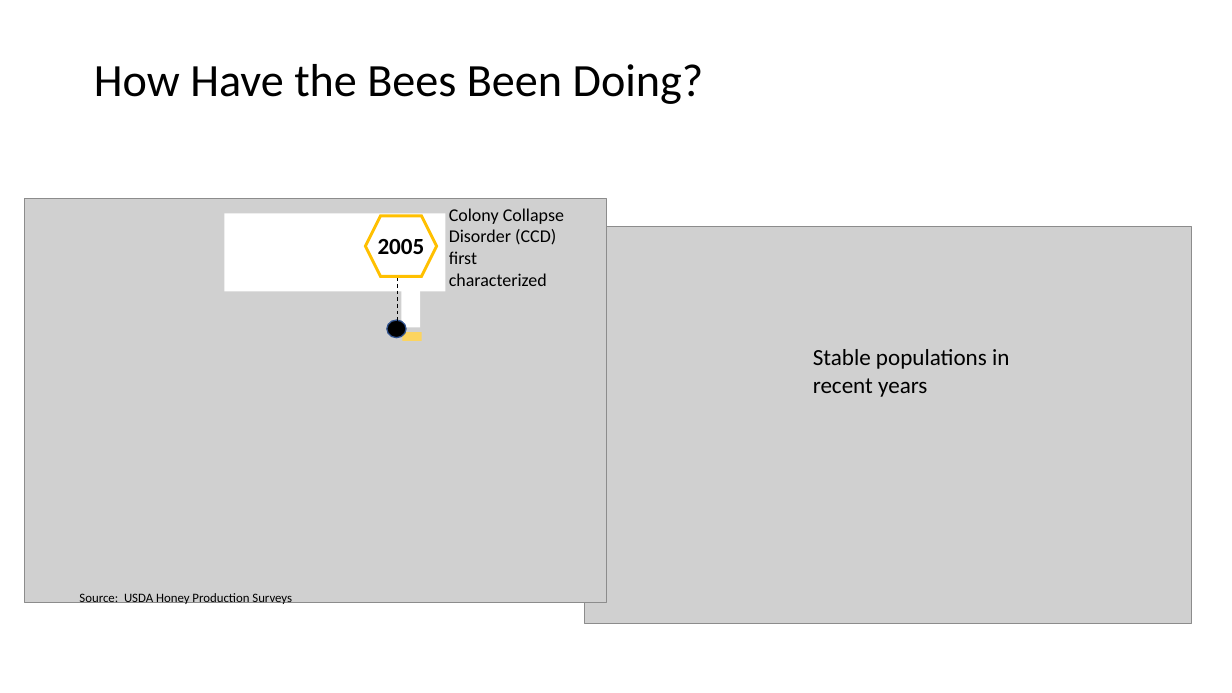
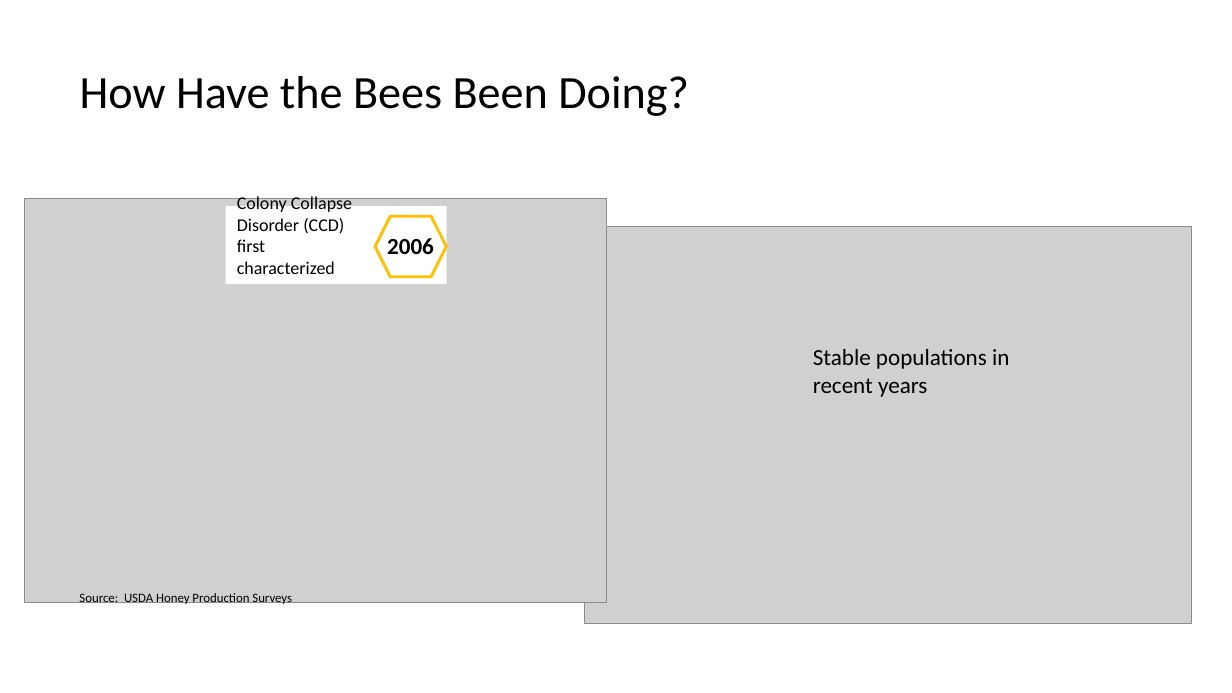
Before and after one commit to mb3005/Bee-Colony-Losses, a slide deck: slide 5 of Presentation.pptx (slide 2 before the commit). Drawn at 1232x693 pixels with LibreOffice and Linux fonts; fonts in the diff are those of the drawing; grey boxes stand for pictures. Boxes give left, top, right and bottom in pixels: in the first picture for what was removed or moved away, otherwise in the second. Text is boxed around its words. In the diff, an @@ line names an element or a change of style, - is before the commit and + after.

```diff
--- a/Presentation.pptx
+++ b/Presentation.pptx
@@ title "How Have the Bees Been ...": place and size @@
-title "How Have the Bees Been ..." at <box>94,64,704,104</box>
+title "How Have the Bees Been ..." at <box>80,76,689,116</box>
@@ rectangle: place and size @@
-rectangle at <box>225,213,445,292</box>
+rectangle at <box>226,206,446,285</box>
@@ text "Colony Collapse Disorder (CCD) first ...": place and size @@
-text "Colony Collapse Disorder (CCD) first ..." at <box>449,208,564,286</box>
+text "Colony Collapse Disorder (CCD) first ..." at <box>237,195,352,274</box>
@@ hexagon: place and size @@
-hexagon at <box>365,216,436,276</box>
+hexagon at <box>375,216,446,276</box>
@@ text at <box>387,238,434,254</box>: text changed @@
-2005
+2006
@@ line removed from (398, 277) to (398, 336) @@
@@ rectangle removed at <box>402,277,421,327</box> @@
@@ ellipse removed at <box>387,320,407,337</box> @@
@@ rectangle removed at <box>403,333,422,342</box> @@
```
Also in this commit, not shown: 2 other slides changed, 4 slides added, 1 slide removed, 1 other file.
